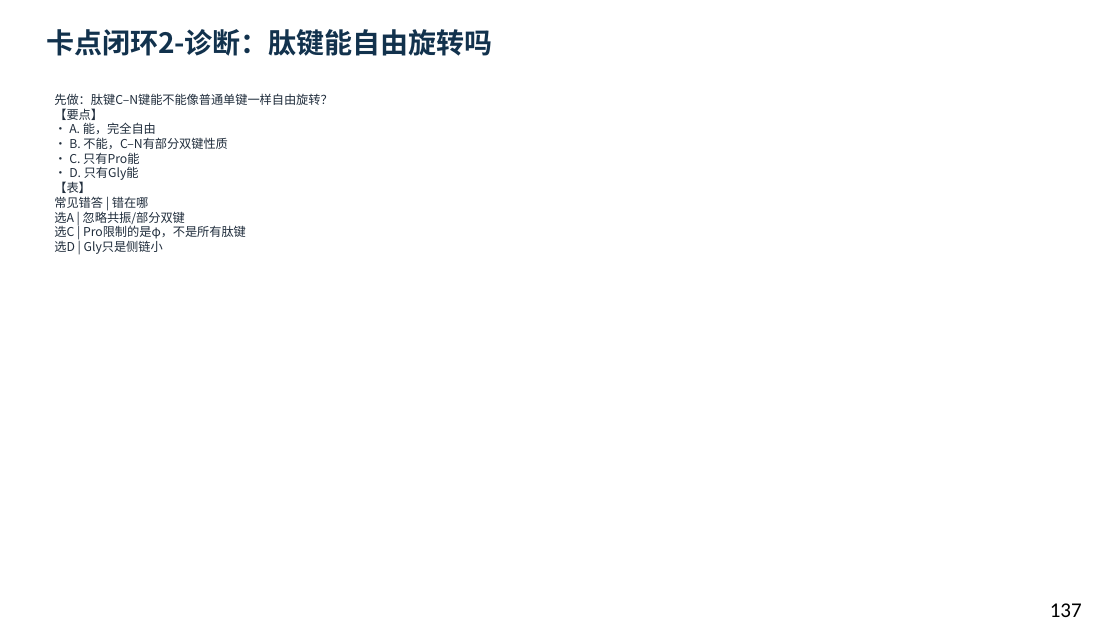
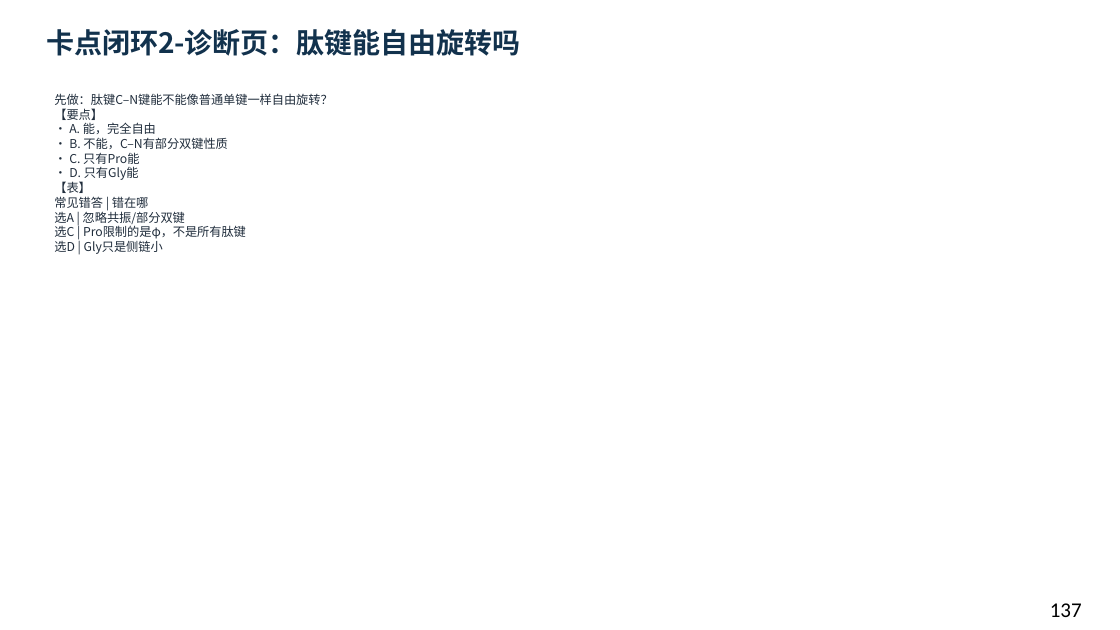
Before and after one commit to newkan-li/Biochemistry, a slide deck: slide 137 of downloads/bc02-ai-style.pptx. Drawn at 1120x630 pixels with LibreOffice and Linux fonts; fonts in the diff are those of the drawing. Boxes give left, top, right and bottom in pixels: in the first picture for what was removed or moved away, otherwise in the second. Text is boxed around its words. In the diff, an @@ line names an element or a change of style, - is before the commit and + after.

Commit message:
章节页加本页搜索;诊断标题改为诊断页;版本20261112bd

```diff
--- a/downloads/bc02-ai-style.pptx
+++ b/downloads/bc02-ai-style.pptx
@@ text at <box>46,29,521,56</box>: text changed @@
-卡点闭环2-诊断：肽键能自由旋转吗
+卡点闭环2-诊断页：肽键能自由旋转吗
```
Also in this commit, not shown: 3 other slides changed, 22 other files.
